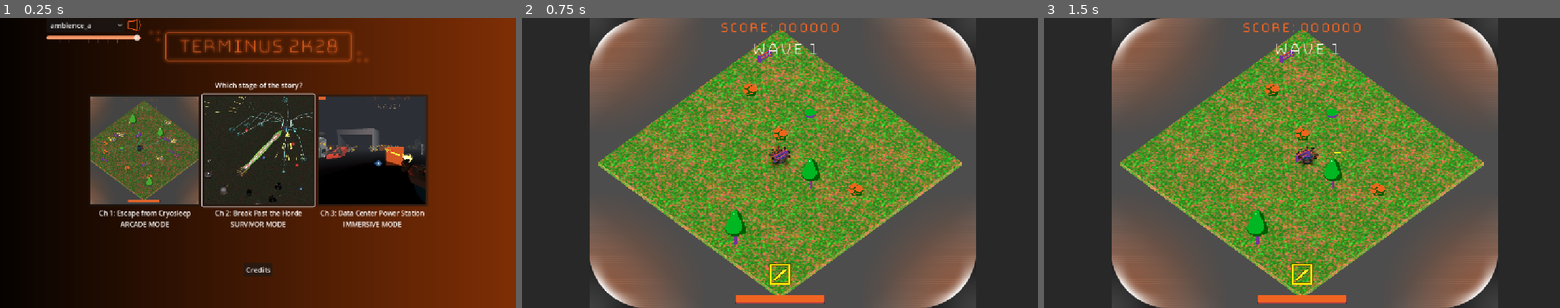
Above: before the commit, frames 1-3 (left to right).
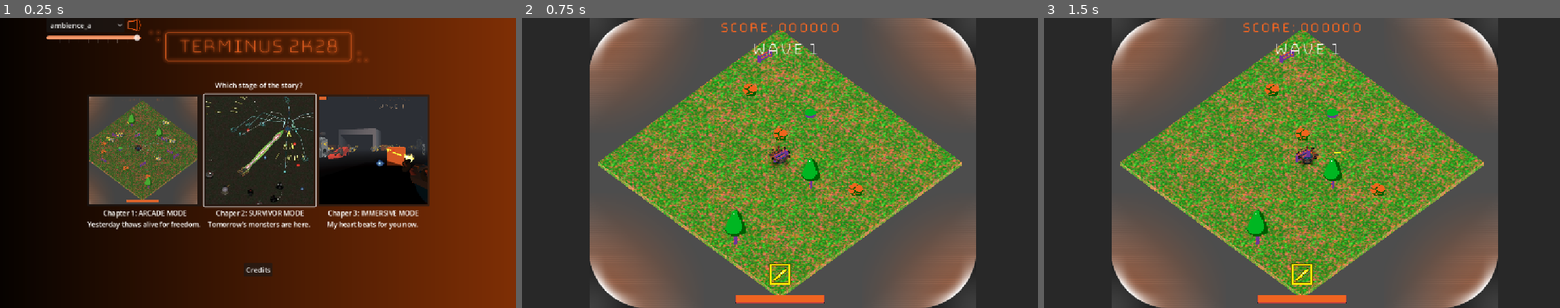
Above: after the commit, the same moments.

Repository: Gamkedo/terminus-2k28
Game: Godot game, scene res://level_menu.tscn
The game is run twice, just before and just after one commit, with the same random seed, the same clock (stepped at 60 frames per second) and the same inputs.
Inputs (mouse positions are in pixels of both pictures, inside the frame that each line leads up to):
- Up to frame 1 (0.25 s): no input
- Up to frame 2 (0.75 s): click (666, 151) at 0.5 s
- Up to frame 3 (1.5 s): tap Enter at 1.25 s; move the mouse to (1415, 148) at 1.27 s; press the mouse at (1415, 148) at 1.28 s; hold D (walk_right) from 1.28 s (still down)

The runs differ from the first frame. In frame 1, 6.7% of the frame differs, in the area x 16-84%, y 25-73%; in frame 2, nothing differs; in frame 3, nothing differs.

Commit message:
Swapping in APV writing on loading screens and title menu

Diff:
--- a/Scenes - Levels/Level Loader/loading_load_story_text.gd
+++ b/Scenes - Levels/Level Loader/loading_load_story_text.gd
@@ -4,10 +4,11 @@
 
 func _ready() -> void:
 	if "Arcade" in scene_loading.scene_path:
-		text = "The creators of the machines want you to stay asleep.\n\nIn order to wake up, the first battle is in cyberspace."
+		text = "Frozen in 1990 and now awake in 2028, our hero - Sgt. Valentine Wakefield - must escape Cryosleep before a system collapse."
 	elif "Survivor" in scene_loading.scene_path:
-		text = "Your mind is free. They're coming for you.\n\nSurvive until the resistance can airlift you out.\n\nAutofire, autoaim, and weapon stacking activated."
+		text = "Sgt. Valentine Wakefield beats back against this new hellscape spawning creatures that need him dead.
+Deep in the distant sky, a crackle of hope splits through."
 	elif "Immersive" in scene_loading.scene_path:
-		text = "We've dropped you off at the data center.\n\nFinish the mission.\n\nSwitching to precision mode"
+		text = "Sgt. Valentine Wakefield battles to deliver his heart for a transplant to his ailing scientist son Dr. Mike Wakefield."
 	else: # no loading scene text
 		text = ""
--- a/level_menu.tscn
+++ b/level_menu.tscn
@@ -92,8 +92,8 @@
 [node name="LabelA Arcade" type="Label" parent="MarginContainer/VBoxContainer/HBoxContainer/Arcade Container" unique_id=2139458646]
 layout_mode = 2
 theme_override_font_sizes/font_size = 15
-text = "Ch 1: Escape from Cryosleep
-ARCADE MODE"
+text = "Chapter 1: ARCADE MODE
+Yesterday thaws alive for freedom. "
 horizontal_alignment = 1
 
 [node name="Survivor Container" type="VBoxContainer" parent="MarginContainer/VBoxContainer/HBoxContainer" unique_id=1234353584]
@@ -111,8 +111,8 @@
 [node name="LabelB Survivor" type="Label" parent="MarginContainer/VBoxContainer/HBoxContainer/Survivor Container" unique_id=1705265690]
 layout_mode = 2
 theme_override_font_sizes/font_size = 15
-text = "Ch 2: Break Past the Horde
-SURVIVOR MODE"
+text = "Chaper 2: SURVIVOR MODE
+Tomorrow's monsters are here. "
 horizontal_alignment = 1
 
 [node name="Immersive Container" type="VBoxContainer" parent="MarginContainer/VBoxContainer/HBoxContainer" unique_id=365200356]
@@ -129,8 +129,8 @@
 [node name="LabelC Immersive" type="Label" parent="MarginContainer/VBoxContainer/HBoxContainer/Immersive Container" unique_id=929782284]
 layout_mode = 2
 theme_override_font_sizes/font_size = 15
-text = "Ch 3: Data Center Power Station
-IMMERSIVE MODE"
+text = "Chaper 3: IMMERSIVE MODE
+My heart beats for you now. "
 horizontal_alignment = 1
 
 [node name="CenterContainer" type="CenterContainer" parent="MarginContainer/VBoxContainer" unique_id=262921972]
